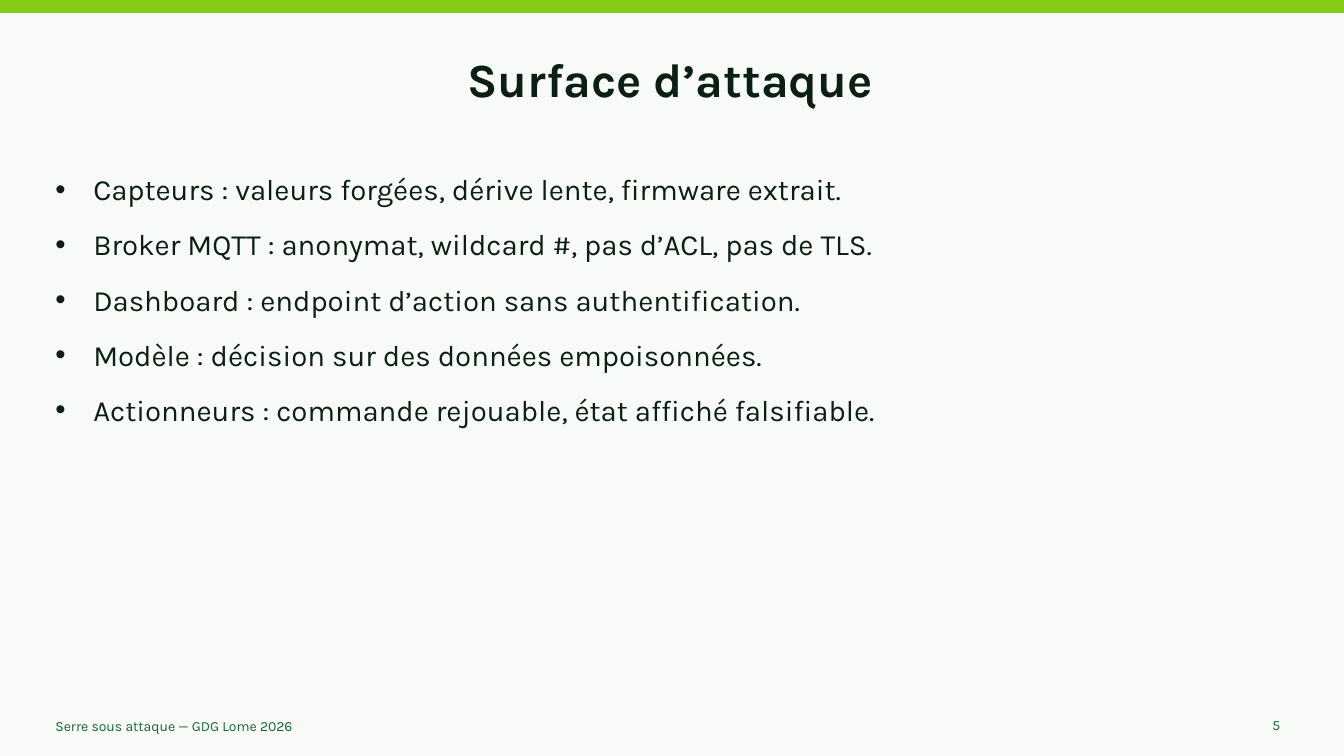
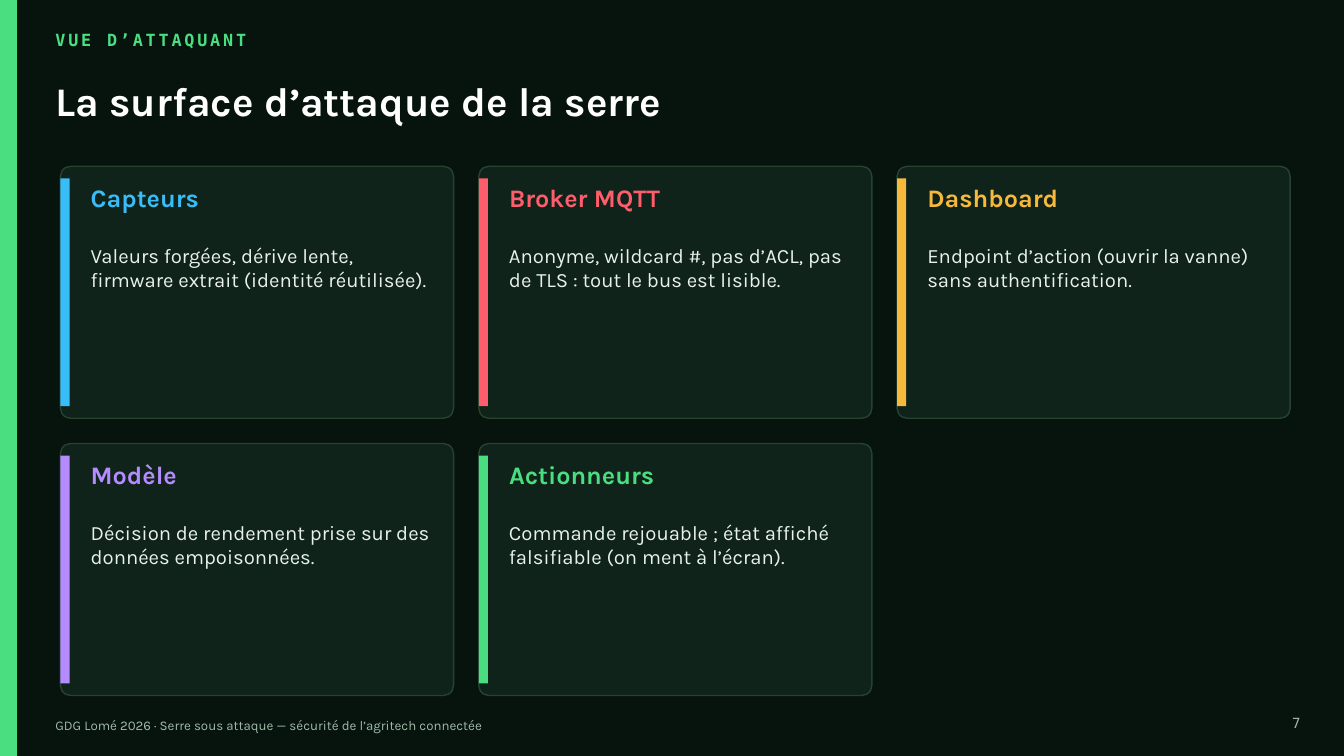
Before and after one commit to BoazAK/presentations_public, a slide deck: slide 7 of gdg_lome/2026/Presentation 2026.pptx (slide 5 before the commit). Drawn at 1344x756 pixels with LibreOffice and Linux fonts; fonts in the diff are those of the drawing. Boxes give left, top, right and bottom in pixels: in the first picture for what was removed or moved away, otherwise in the second. Text is boxed around its words. In the diff, an @@ line names an element or a change of style, - is before the commit and + after.

```diff
--- a/gdg_lome/2026/Presentation 2026.pptx
+++ b/gdg_lome/2026/Presentation 2026.pptx
@@ background #F7FAF6 to #07140E @@
@@ rectangle removed at box(0, 0, 1344, 12) @@
@@ rectangle added at box(0, 0, 16, 756), fill #4ADE80, outline #4ADE80 1 pt @@
@@ text added at box(55, 33, 246, 48), 12 pt, text #4ADE80, bold @@
+VUE D’ATTAQUANT
@@ text at box(55, 88, 661, 126): text changed; size 34 to 29 pt; text colour #0B1F14 to #FFFFFF @@
-Surface d’attaque
+La surface d’attaque de la serre
@@ text "La surface d’attaque de la ..." at box(55, 88, 661, 126): vertical alignment top to middle @@
@@ rounded rectangle added at box(60, 166, 454, 418), fill #10231A, outline #27432F 1 pt @@
@@ rectangle added at box(60, 178, 70, 406), fill #38BDF8 @@
@@ text removed at box(93, 177, 875, 428) @@
-• Capteurs : valeurs forgées, dérive lente, firmware extrait.
-• Broker MQTT : anonymat, wildcard #, pas d’ACL, pas de TLS.
-• Dashboard : endpoint d’action sans authentification.
-• Modèle : décision sur des données empoisonnées.
-• Actionneurs : commande rejouable, état affiché falsifiable.
@@ rounded rectangle added at box(479, 166, 872, 418), fill #10231A, outline #27432F 1 pt @@
@@ rectangle added at box(479, 178, 488, 406), fill #FF5D6C @@
@@ rounded rectangle added at box(897, 166, 1291, 418), fill #10231A, outline #27432F 1 pt @@
@@ rectangle added at box(897, 178, 906, 406), fill #F6B93B @@
@@ text added at box(91, 190, 199, 213), 18 pt, text #38BDF8, bold @@
+Capteurs
@@ text added at box(509, 189, 660, 212), 18 pt, text #FF5D6C, bold @@
+Broker MQTT
@@ text added at box(927, 189, 1058, 208), 18 pt, text #F6B93B, bold @@
+Dashboard
@@ text added at box(91, 247, 426, 289), 14.5 pt, text #E9F2EA @@
+Valeurs forgées, dérive lente, firmware extrait (identité réutilisée).
@@ text added at box(509, 249, 842, 288), 14.5 pt, text #E9F2EA @@
+Anonyme, wildcard #, pas d’ACL, pas de TLS : tout le bus est lisible.
@@ text added at box(927, 248, 1249, 288), 14.5 pt, text #E9F2EA @@
+Endpoint d’action (ouvrir la vanne) sans authentification.
@@ rounded rectangle added at box(60, 444, 454, 696), fill #10231A, outline #27432F 1 pt @@
@@ rounded rectangle added at box(479, 444, 872, 696), fill #10231A, outline #27432F 1 pt @@
@@ rectangle added at box(60, 456, 70, 684), fill #B48CFF @@
@@ text added at box(91, 464, 177, 485), 18 pt, text #B48CFF, bold @@
+Modèle
@@ rectangle added at box(479, 456, 488, 684), fill #4ADE80 @@
@@ text added at box(509, 466, 654, 485), 18 pt, text #4ADE80, bold @@
+Actionneurs
@@ text added at box(91, 524, 429, 569), 14.5 pt, text #E9F2EA @@
+Décision de rendement prise sur des données empoisonnées.
@@ text added at box(509, 524, 829, 566), 14.5 pt, text #E9F2EA @@
+Commande rejouable ; état affiché falsifiable (on ment à l’écran).
@@ page number added at box(1292, 718, 1300, 728), 10 pt, text #9FBBA8 @@
+7
@@ text at box(55, 720, 481, 733): text changed; size 10 to 9.5 pt; text colour #166534 to #9FBBA8 @@
-Serre sous attaque — GDG Lome 2026
+GDG Lomé 2026 · Serre sous attaque — sécurité de l’agritech connectée
@@ page number removed at box(1272, 721, 1280, 730) @@
-5
```
Also in this commit, not shown: 7 other slides changed, 18 slides added, 15 slides removed, 6 other files.
